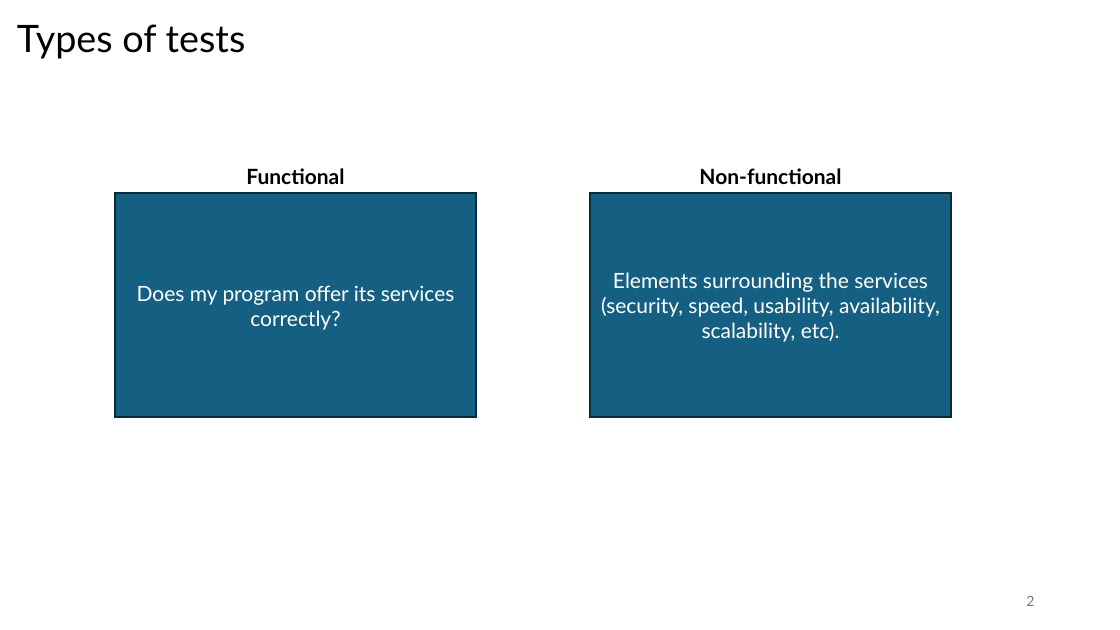
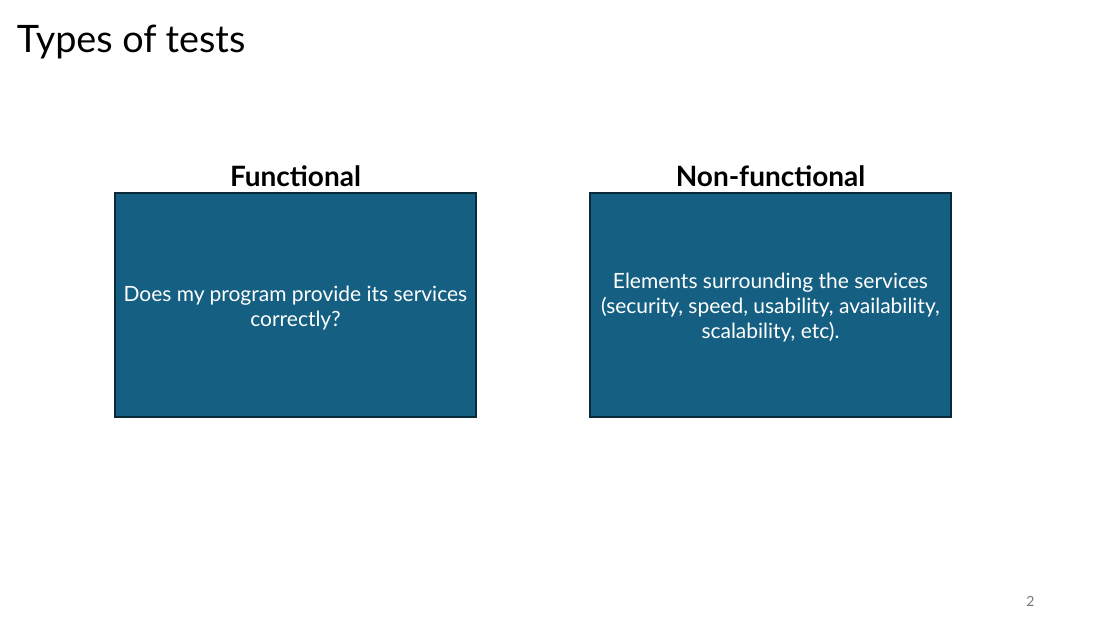
Before and after one commit to sefop/training-testing-python, a slide deck: slide 2 of exercises/unit-tests/instructions.pptx. Drawn at 1120x630 pixels with LibreOffice and Linux fonts; fonts in the diff are those of the drawing. Boxes give left, top, right and bottom in pixels: in the first picture for what was removed or moved away, otherwise in the second. Text is boxed around its words. In the diff, an @@ line names an element or a change of style, - is before the commit and + after.

```diff
--- a/exercises/unit-tests/instructions.pptx
+++ b/exercises/unit-tests/instructions.pptx
@@ text "Functional" at (x1=230, y1=165, x2=361, y2=187): size 18 to 24 pt @@
@@ text "Non-functional" at (x1=676, y1=165, x2=866, y2=187): size 18 to 24 pt @@
@@ text in rectangle at (x1=124, y1=285, x2=468, y2=330): text changed @@
-Does my program offer its services correctly?
+Does my program provide its services correctly?
```
Also in this commit, not shown: 2 other slides changed, 3 slides added, 1 slide removed.
